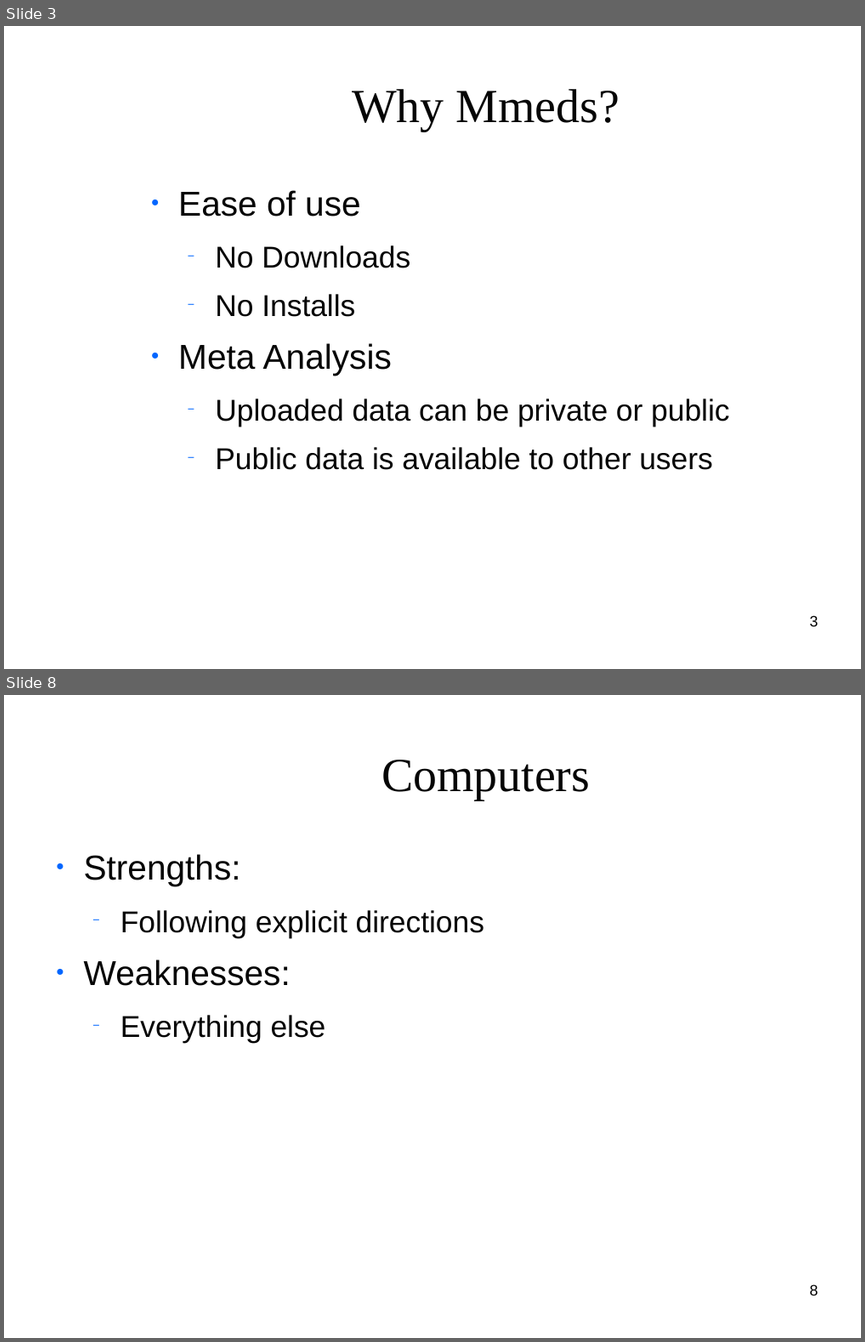
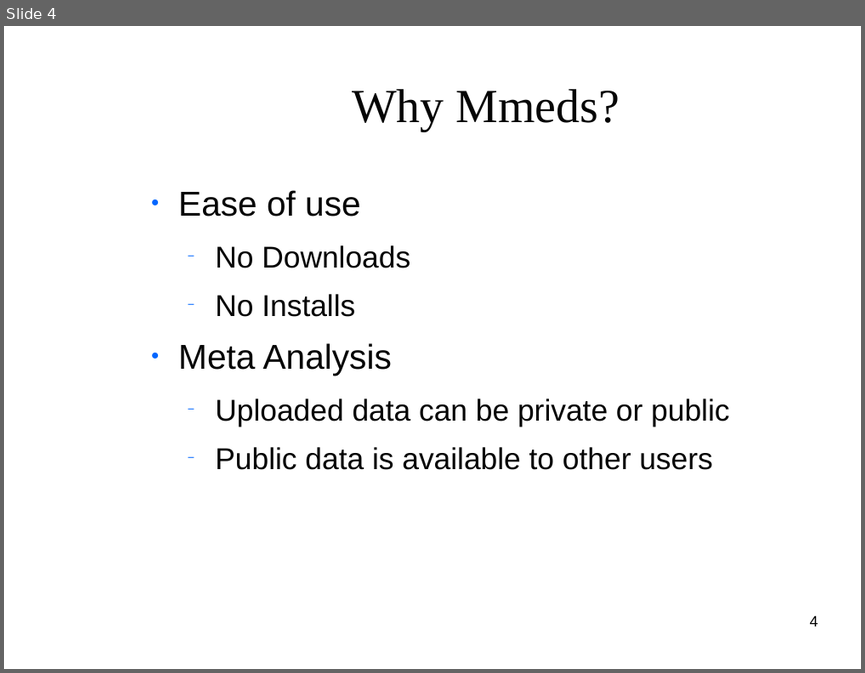
Before and after one commit to clemente-lab/mmeds-meta, a slide deck: sql/mmeds.odp. Shown one above the other, each under a label of ours: slides 3 and 8 before the commit, slide 4 after it; the slides between them are not shown. The pictures are 865x1342 and 865x673 pixels, drawn with LibreOffice and Linux fonts; fonts in the diff are those of the drawing; background and template pictures are left out. Boxes give left, top, right and bottom in pixels: in the first picture for what was removed or moved away, otherwise in the second. Text is boxed around its words. In the diff, an @@ line names an element or a change of style, - is before the commit and + after.

```diff
--- a/sql/mmeds.odp
+++ b/sql/mmeds.odp
@@ slide 8 removed at (x1=4, y1=695, x2=861, y2=1338), background picture (left out) @@
@@ title removed at (x1=381, y1=760, x2=590, y2=800) @@
-Computers
@@ text removed at (x1=84, y1=854, x2=484, y2=1043) @@
-● Strengths:
-  − Following explicit directions
-● Weaknesses:
-  − Everything else
@@ page number removed at (x1=810, y1=1284, x2=818, y2=1295) @@
-8
@@ what was slide 3 is now slide 4 @@
@@ page number at (x1=810, y1=615, x2=818, y2=626): text changed @@
-3
+4
```
Also in this commit, not shown: 7 slides changed, 4 slides added, 2 other slides removed, 25 other files.
